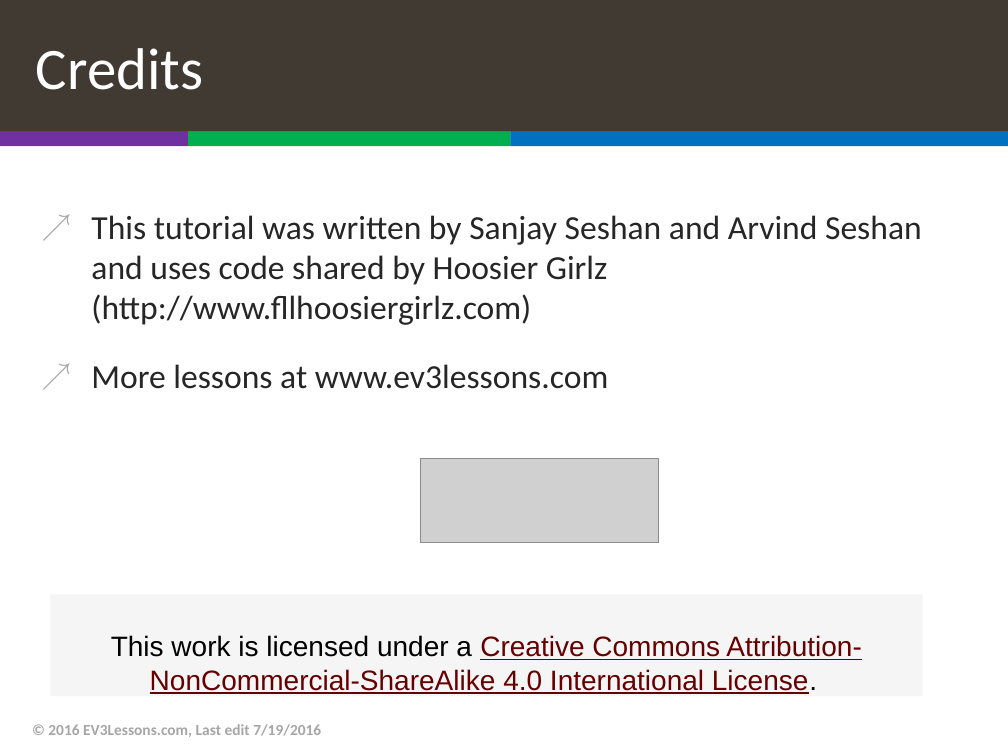
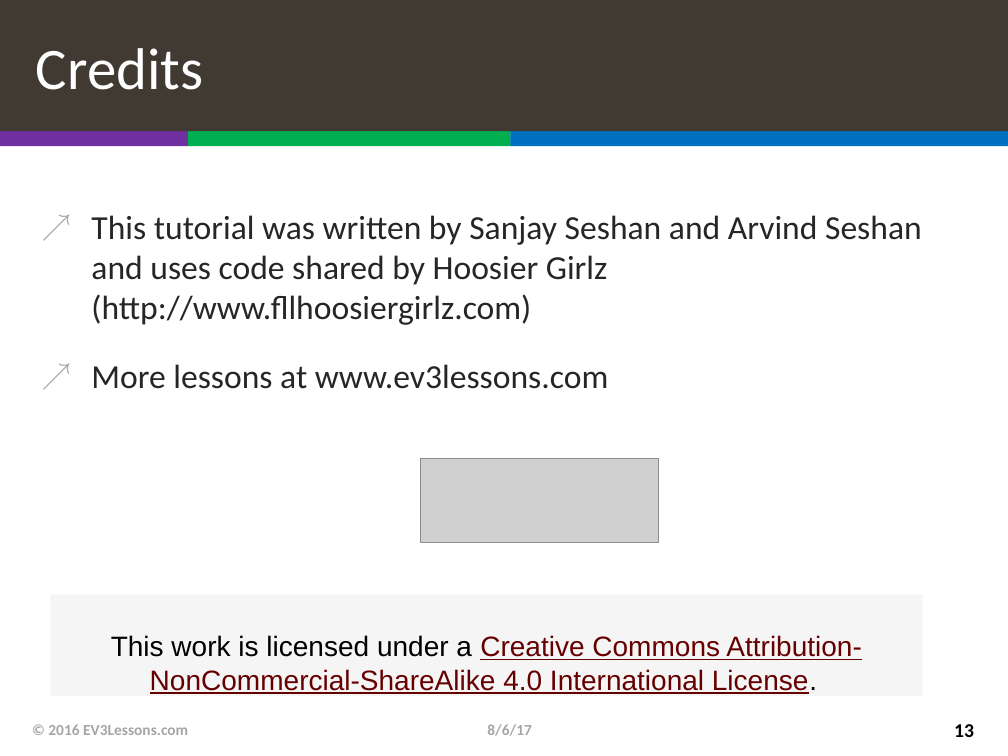
Before and after one commit to TheVinhLuong102/ev3lessons-classic, a slide deck: slide 13 of advanced/Gyro.pptx. Drawn at 1008x756 pixels with LibreOffice and Linux fonts; fonts in the diff are those of the drawing; grey boxes stand for pictures. Boxes give left, top, right and bottom in pixels: in the first picture for what was removed or moved away, otherwise in the second. Text is boxed around its words. In the diff, an @@ line names an element or a change of style, - is before the commit and + after.

Commit message:
New Gyro Lesson

```diff
--- a/advanced/Gyro.pptx
+++ b/advanced/Gyro.pptx
@@ text at (48,724,188,735): text changed @@
-© 2016 EV3Lessons.com, Last edit 7/19/2016
+© 2016 EV3Lessons.com
@@ text added at (487,724,531,736), 11 pt, text #A6A6A6, bold @@
+8/6/17
@@ page number added at (954,724,974,737), 14 pt, text #000000, bold @@
+13
```
Also in this commit, not shown: 11 other slides changed, 46 other files.
